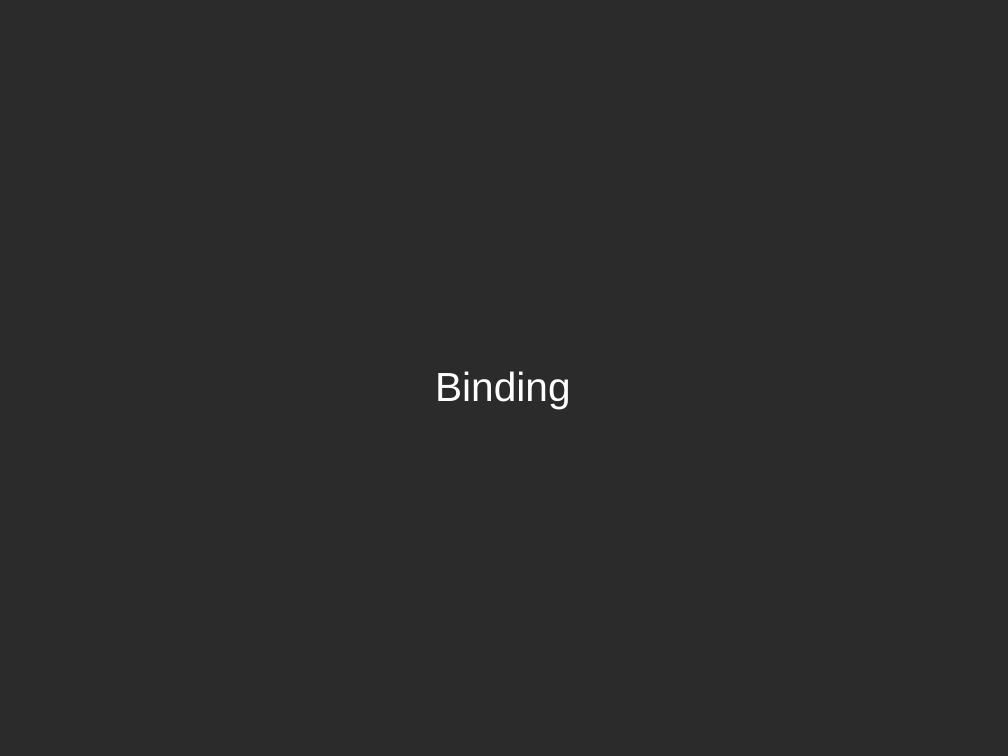
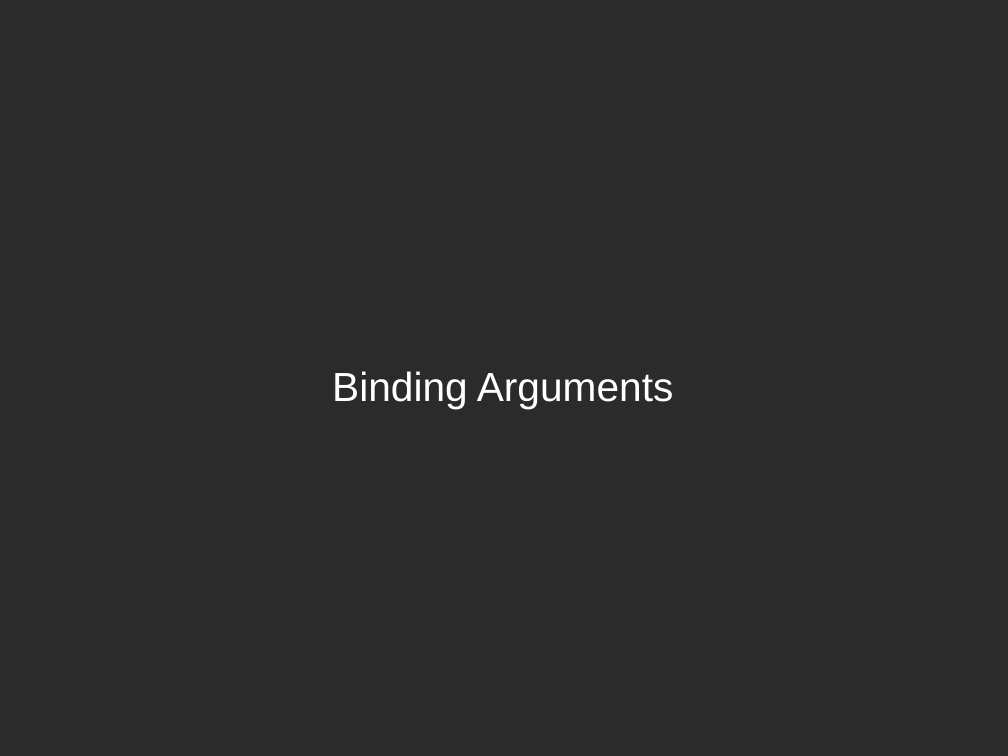
Before and after one commit to kaychaks/fnconfworkshop, a slide deck: slide 13 of talkslides/letoverlogicpresso.odp. Drawn at 1008x756 pixels with LibreOffice and Linux fonts; fonts in the diff are those of the drawing; background and template pictures are left out; a plain dark background stands for a picture behind light text. Boxes give left, top, right and bottom in pixels: in the first picture for what was removed or moved away, otherwise in the second. Text is boxed around its words. In the diff, an @@ line names an element or a change of style, - is before the commit and + after.

```diff
--- a/talkslides/letoverlogicpresso.odp
+++ b/talkslides/letoverlogicpresso.odp
@@ subtitle at (332, 371, 674, 409): text changed @@
-Binding
+Binding Arguments
```
Also in this commit, not shown: 2 slides added, 4 other files.
